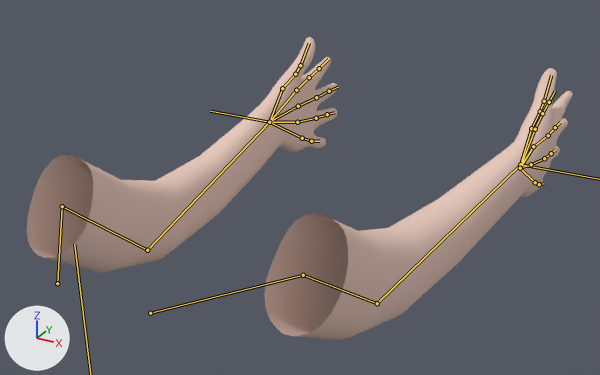
What one commit did to the Blender file OBJECTS VOLUME 2/CHARACTER FPS/CHARACTER FPS.blend.
One viewpoint serves both versions: a 50 mm lens placed at (0.395, -0.151, 1.937), pointed at (-0.008, 0.583, 1.57). The axes (+X, +Y, +Z) are drawn at lower left. The lights are the same throughout. Both versions are drawn at the pose saved in each file; the numbers are the values there. The bones that bend it are drawn over the model as lines.

Objects in the first picture: 'MAO'.
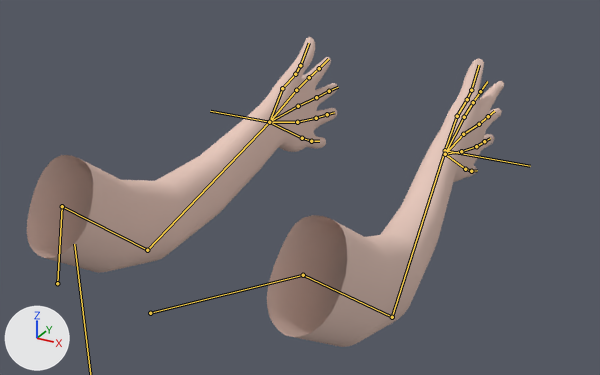
The edits, one by one:
Bone 'Bone.026' (bone_bone_026) turns from (0, 0, 0) to (-1, -1, 2) degrees about its own x, y and z.
Bone 'Bone.027' (bone_bone_027) moves from (0.258, 0.182, -0.081) to (0.252, -0.21, -0.081).

Pixel boxes (x1, y1, x2, y2) of what changed, in the pictures (600 x 375 px):
'MAO', posed (13% narrower)
    before: (27, 37, 573, 340)
    after: (27, 37, 504, 347)
bone 'Bone.026', root to tip
    before: (377, 303) to (520, 164)
    after: (392, 317) to (445, 150)
